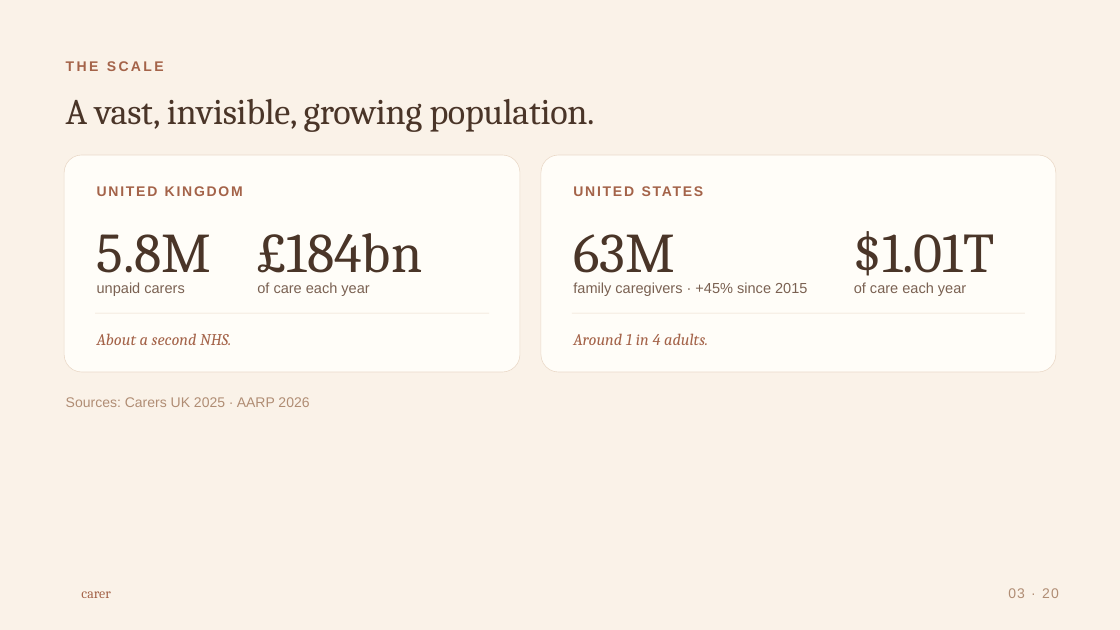
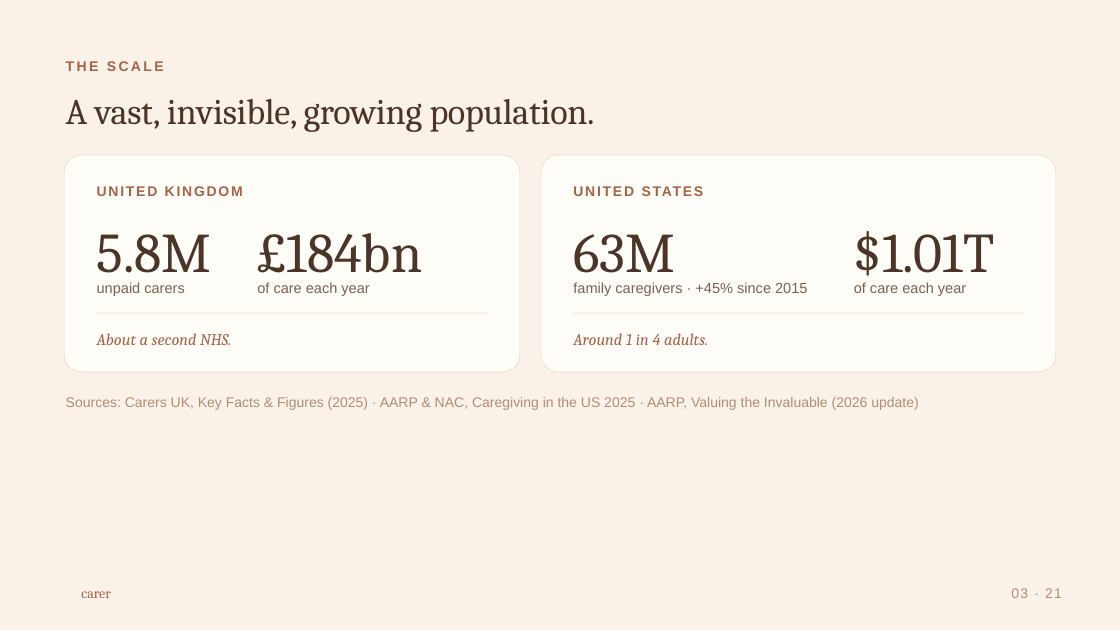
Before and after one commit to ranazia517/carer_social, a slide deck: slide 3 of slides/carer-pitch-deck.pptx. Drawn at 1120x630 pixels with LibreOffice and Linux fonts; fonts in the diff are those of the drawing; background and template pictures are left out. Boxes give left, top, right and bottom in pixels: in the first picture for what was removed or moved away, otherwise in the second. Text is boxed around its words. In the diff, an @@ line names an element or a change of style, - is before the commit and + after.

```diff
--- a/slides/carer-pitch-deck.pptx
+++ b/slides/carer-pitch-deck.pptx
@@ text at (66, 397, 918, 410): text changed @@
-Sources: Carers UK 2025 · AARP 2026
+Sources: Carers UK, Key Facts & Figures (2025) · AARP & NAC, Caregiving in the US 2025 · AARP, Valuing the Invaluable (2026 update)
@@ text at (1011, 588, 1062, 598): text changed @@
-03 · 20
+03 · 21
```
Also in this commit, not shown: 18 other slides changed, 1 slide added, 24 other files.
